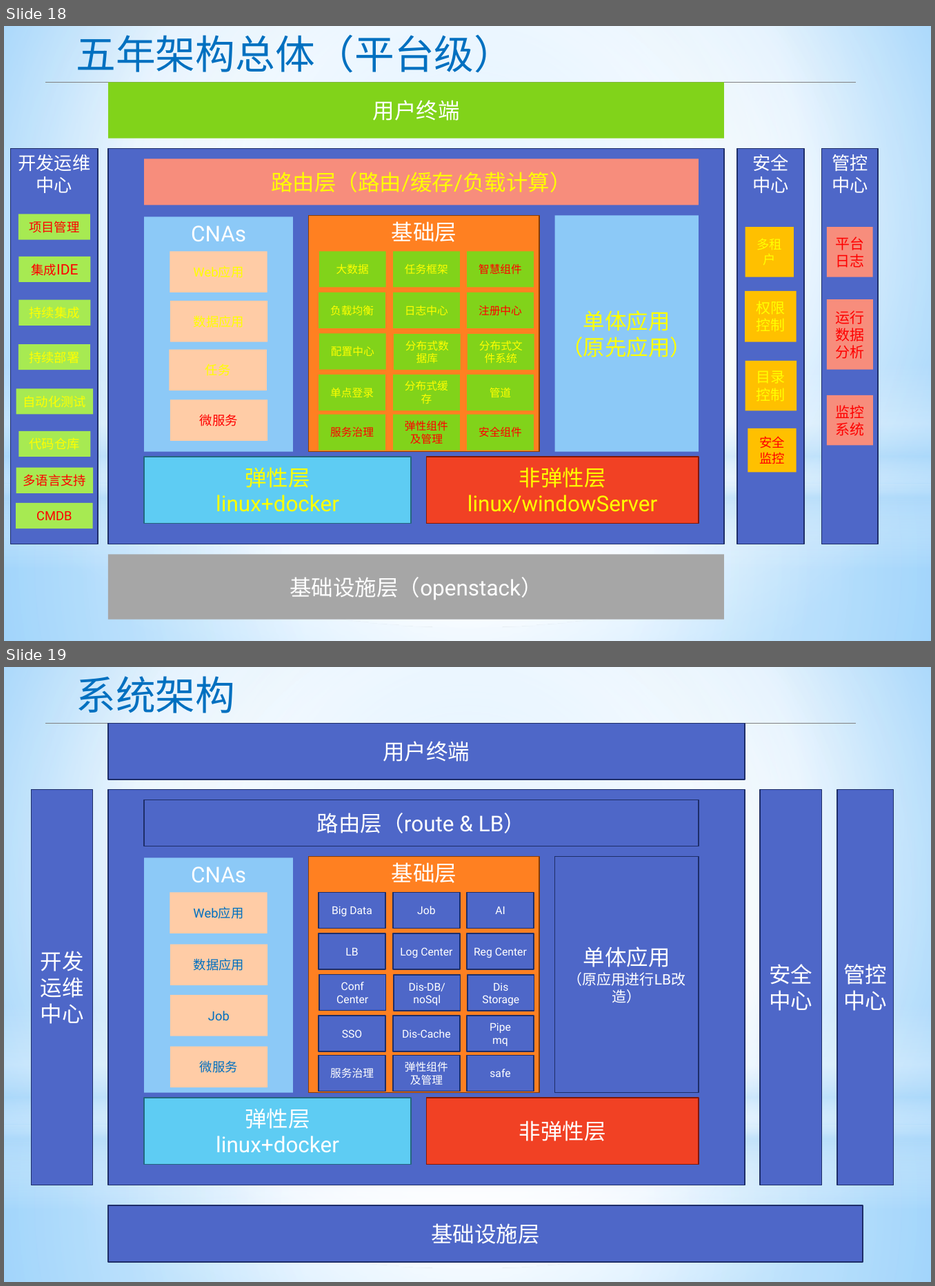
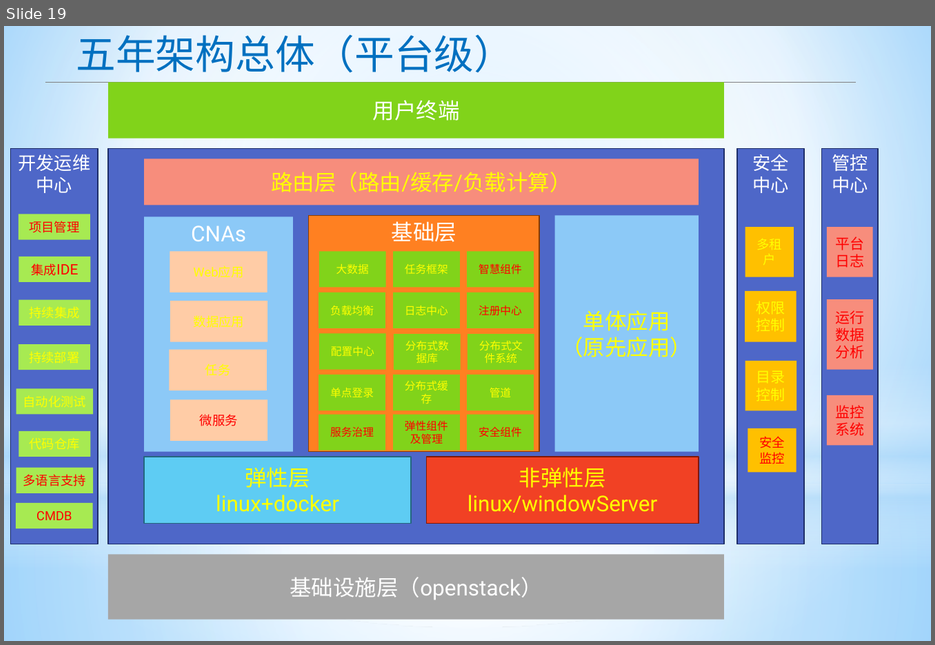
Before and after one commit to apporoad/DesignAndScheme2017, a slide deck: c云服务架构/Paas架构设计.pptx. Shown one above the other, each under a label of ours: slides 18 and 19 before the commit, slide 19 after it. The pictures are 935x1286 and 935x645 pixels, drawn with LibreOffice and Linux fonts; fonts in the diff are those of the drawing. Boxes give left, top, right and bottom in pixels: in the first picture for what was removed or moved away, otherwise in the second. Text is boxed around its words. In the diff, an @@ line names an element or a change of style, - is before the commit and + after.

```diff
--- a/c云服务架构/Paas架构设计.pptx
+++ b/c云服务架构/Paas架构设计.pptx
@@ slide 19 removed at [4, 667, 931, 1282], background gradient #9ED5FF to #FFFFFF to #5BB9FF; not listed: 4 template elements that a slide beside it also shows @@
@@ text removed at [76, 676, 235, 713] @@
-系统架构
@@ line removed from (45, 723) to (856, 723) @@
@@ rectangle removed at [108, 723, 745, 779] @@
-用户终端
@@ rectangle removed at [32, 790, 93, 1185] @@
-开发运维中心
@@ rectangle removed at [108, 790, 745, 1185] @@
@@ rectangle removed at [760, 790, 822, 1185] @@
-安全中心
@@ rectangle removed at [838, 790, 894, 1185] @@
-管控中心
@@ rectangle removed at [144, 800, 699, 846] @@
-路由层（route & LB）
@@ rectangle removed at [144, 857, 293, 1092] @@
-CNAs
@@ rectangle removed at [308, 856, 539, 1092] @@
-基础层
@@ rectangle removed at [555, 856, 699, 1092] @@
-单体应用
-（原应用进行LB改造）
@@ rectangle removed at [170, 893, 268, 934] @@
-Web应用
@@ rectangle removed at [319, 893, 386, 929] @@
-Big Data
@@ rectangle removed at [393, 893, 460, 929] @@
-Job
@@ rectangle removed at [467, 893, 533, 929] @@
-AI
@@ rectangle removed at [319, 934, 386, 970] @@
-LB
@@ rectangle removed at [393, 934, 460, 970] @@
-Log Center
@@ rectangle removed at [467, 934, 533, 970] @@
-Reg Center
@@ rectangle removed at [170, 944, 268, 985] @@
-数据应用
@@ rectangle removed at [319, 975, 386, 1011] @@
-Conf Center
@@ rectangle removed at [394, 975, 461, 1011] @@
-Dis-DB/noSql
@@ rectangle removed at [468, 975, 534, 1011] @@
-Dis Storage
@@ rectangle removed at [170, 995, 268, 1036] @@
-Job
@@ rectangle removed at [319, 1016, 386, 1052] @@
-SSO
@@ rectangle removed at [393, 1016, 460, 1052] @@
-Dis-Cache
@@ rectangle removed at [467, 1016, 533, 1052] @@
-Pipe
-mq
@@ rectangle removed at [170, 1046, 268, 1088] @@
-微服务
@@ rectangle removed at [319, 1055, 386, 1091] @@
-服务治理
@@ rectangle removed at [393, 1055, 460, 1091] @@
-弹性组件及管理
@@ rectangle removed at [467, 1055, 533, 1091] @@
-safe
@@ rectangle removed at [144, 1098, 411, 1164] @@
-弹性层
-linux+docker
@@ rectangle removed at [426, 1098, 699, 1164] @@
-非弹性层
@@ rectangle removed at [108, 1206, 864, 1262] @@
-基础设施层
@@ what was slide 18 is now slide 19 @@
```
Also in this commit, not shown: 3 slides changed, 2 other slides removed.
